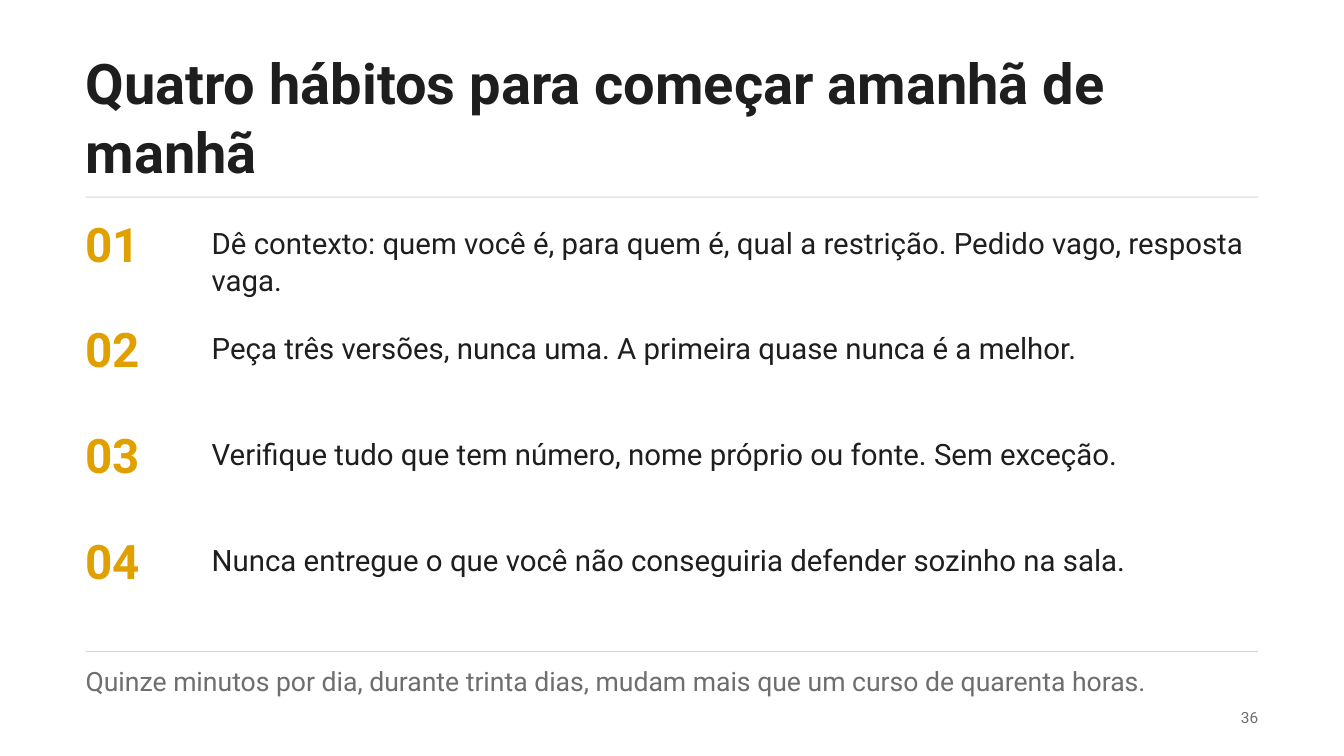
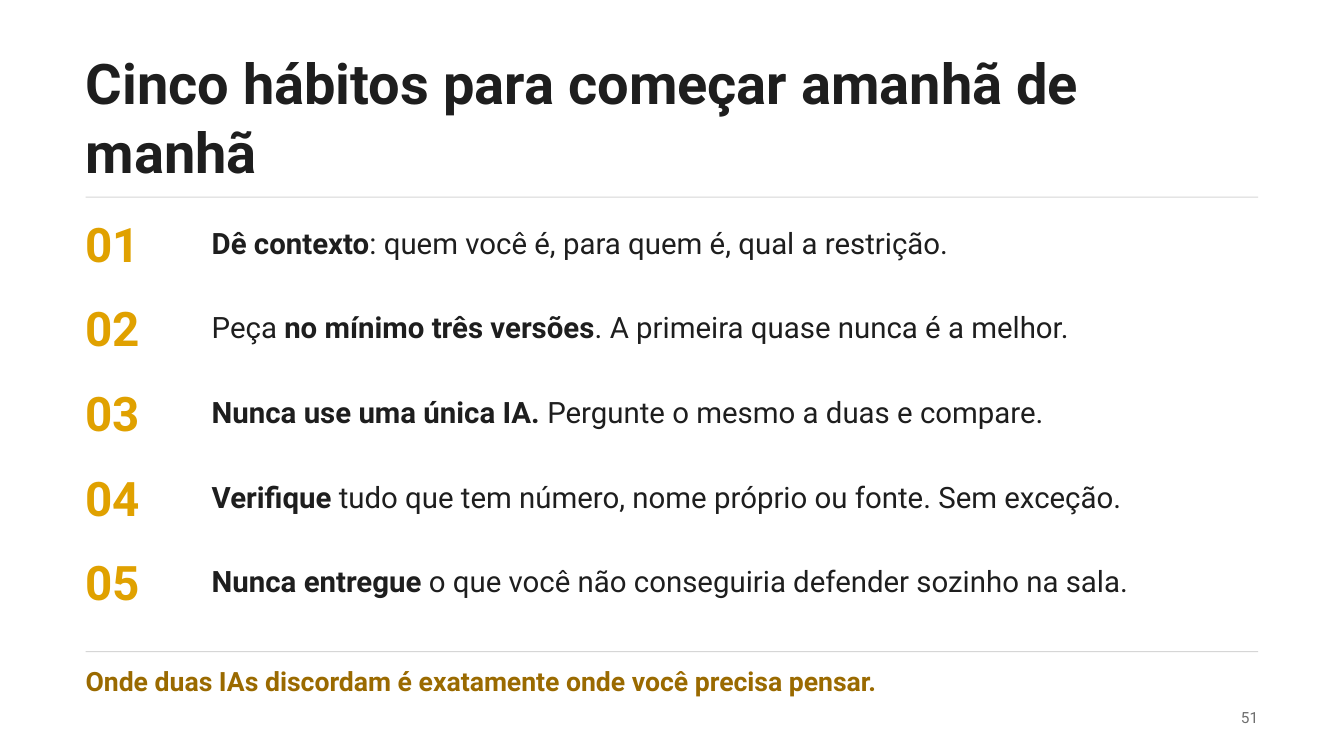
Before and after one commit to talks4all/talks4all.github.io, a slide deck: slide 51 of files/ia-no-seu-dia-urcamp.pptx (slide 36 before the commit). Drawn at 1344x756 pixels with LibreOffice and Linux fonts; fonts in the diff are those of the drawing. Boxes give left, top, right and bottom in pixels: in the first picture for what was removed or moved away, otherwise in the second. Text is boxed around its words. In the diff, an @@ line names an element or a change of style, - is before the commit and + after.

```diff
--- a/files/ia-no-seu-dia-urcamp.pptx
+++ b/files/ia-no-seu-dia-urcamp.pptx
@@ text at bbox=[86, 62, 1078, 174]: text changed @@
-Quatro hábitos para começar amanhã de manhã
+Cinco hábitos para começar amanhã de manhã
@@ text at bbox=[212, 232, 948, 261]: text changed @@
-Dê contexto: quem você é, para quem é, qual a restrição. Pedido vago, resposta vaga.
+Dê contexto: quem você é, para quem é, qual a restrição.
@@ text "02": place and size @@
-text "02" at bbox=[86, 332, 141, 368]
+text "02" at bbox=[86, 311, 141, 347]
@@ text at bbox=[212, 316, 1068, 345]: text changed @@
-Peça três versões, nunca uma. A primeira quase nunca é a melhor.
+Peça no mínimo três versões. A primeira quase nunca é a melhor.
@@ text "03": place and size @@
-text "03" at bbox=[86, 438, 141, 474]
+text "03" at bbox=[86, 396, 141, 432]
@@ text added at bbox=[212, 401, 1043, 429], 21 pt, text #1E1E1E @@
+Nunca use uma única IA. Pergunte o mesmo a duas e compare.
@@ text "04": place and size @@
-text "04" at bbox=[86, 544, 141, 580]
+text "04" at bbox=[86, 481, 141, 517]
@@ text "Verifique tudo que tem número, ...": place and size @@
-text "Verifique tudo que tem número, ..." at bbox=[212, 442, 1117, 472]
+text "Verifique tudo que tem número, ..." at bbox=[212, 485, 1121, 515]
@@ text "Verifique tudo que tem número, ..." at bbox=[212, 485, 1121, 515]: bold on in "Verifique" @@
@@ text added at bbox=[86, 565, 141, 601], 34 pt, text #E0A100, bold @@
+05
@@ text "Nunca entregue o que você ...": place and size @@
-text "Nunca entregue o que você ..." at bbox=[212, 548, 1125, 577]
+text "Nunca entregue o que você ..." at bbox=[212, 569, 1128, 598]
@@ text "Nunca entregue o que você ..." at bbox=[212, 569, 1128, 598]: bold on in "Nunca entregue" @@
@@ text at bbox=[86, 671, 876, 697]: text changed; text colour #6E6E6E to #9A6A00; bold on @@
-Quinze minutos por dia, durante trinta dias, mudam mais que um curso de quarenta horas.
+Onde duas IAs discordam é exatamente onde você precisa pensar.
@@ text at bbox=[1241, 712, 1258, 723]: text changed @@
-36
+51
```
Also in this commit, not shown: 31 other slides changed, 15 slides added, 5 other files.
